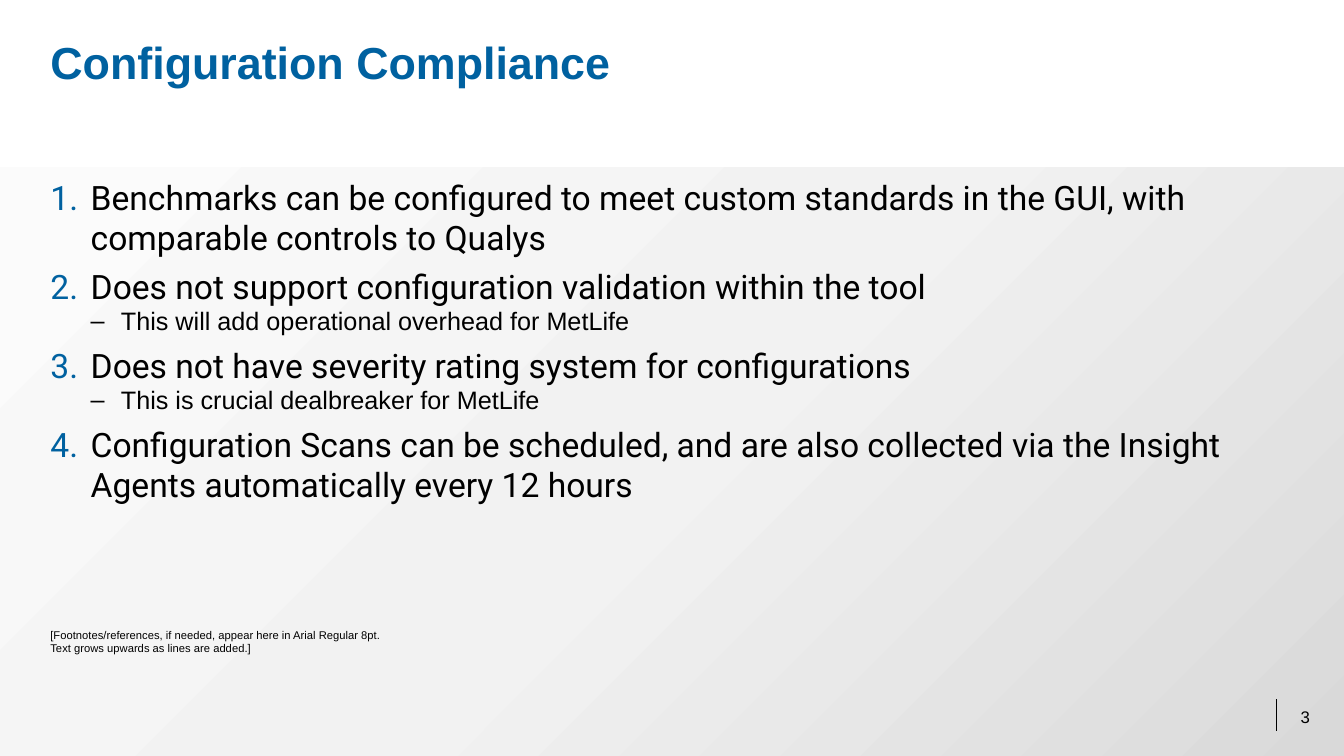
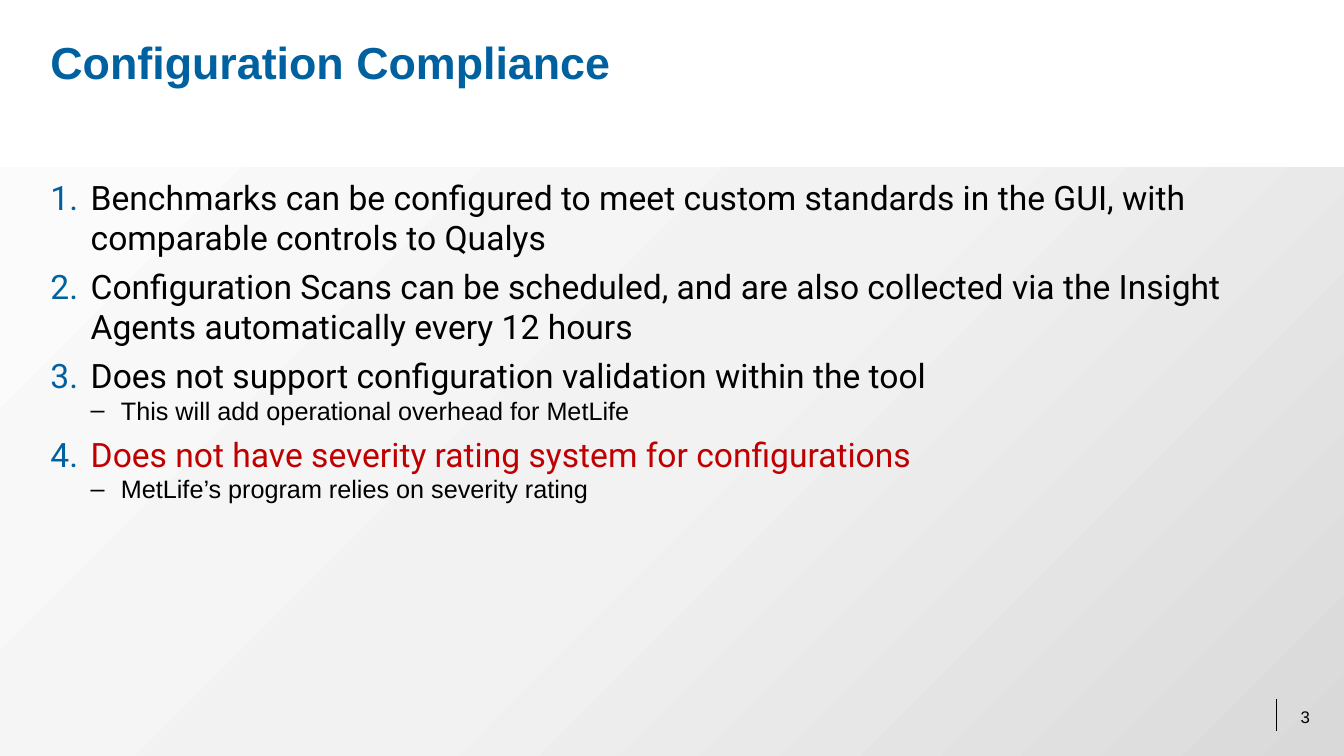
Before and after one commit to AidanMetLife25/Presentation, a slide deck: slide 3 of Rapid7ExecutivePresentation.pptx. Drawn at 1344x756 pixels with LibreOffice and Linux fonts; fonts in the diff are those of the drawing; background and template pictures are left out. Boxes give left, top, right and bottom in pixels: in the first picture for what was removed or moved away, otherwise in the second. Text is boxed around its words. In the diff, an @@ line names an element or a change of style, - is before the commit and + after.

```diff
--- a/Rapid7ExecutivePresentation.pptx
+++ b/Rapid7ExecutivePresentation.pptx
@@ text at (91, 273, 1221, 346): paragraph added @@
+2. Configuration Scans can be scheduled, and are also collected via the Insight Agents automatically every 12 hours
@@ text at (91, 441, 910, 474): text colour #000000 to #C00000 in "Does not have severity rating system for ..." @@
@@ text at (121, 479, 588, 504): text changed; size 24 to 18 pt; font Roboto to Arial @@
-  – This is crucial dealbreaker for MetLife
-4. Configuration Scans can be scheduled, and are also collected via the Insight Agents automatically every 12 hours
+  – MetLife’s program relies on severity rating
@@ text removed at (50, 631, 380, 655) @@
-[Footnotes/references, if needed, appear here in Arial Regular 8pt.
-Text grows upwards as lines are added.]
```
Also in this commit, not shown: 2 other slides changed, 3 slides added, 1 slide removed.
